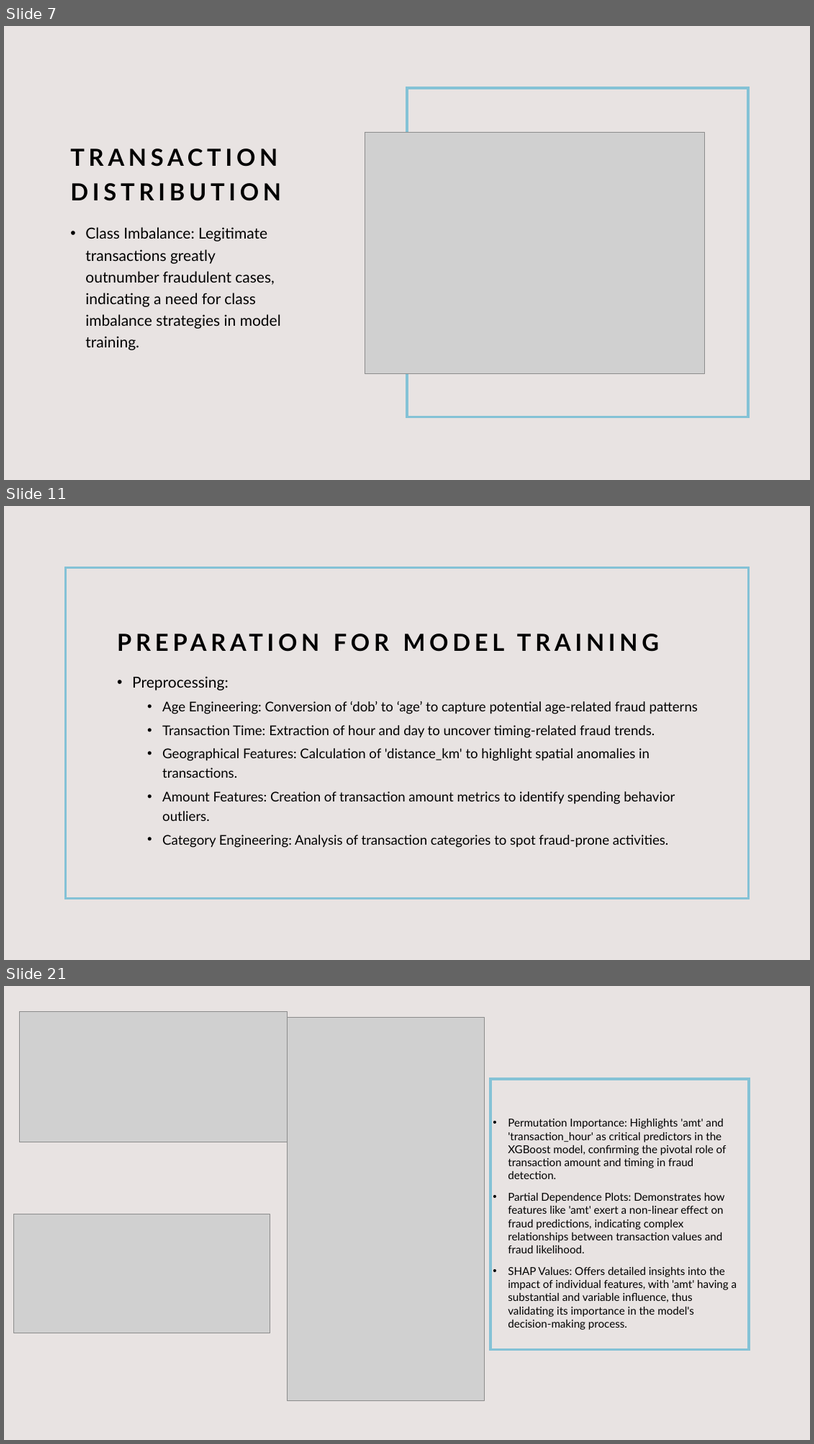
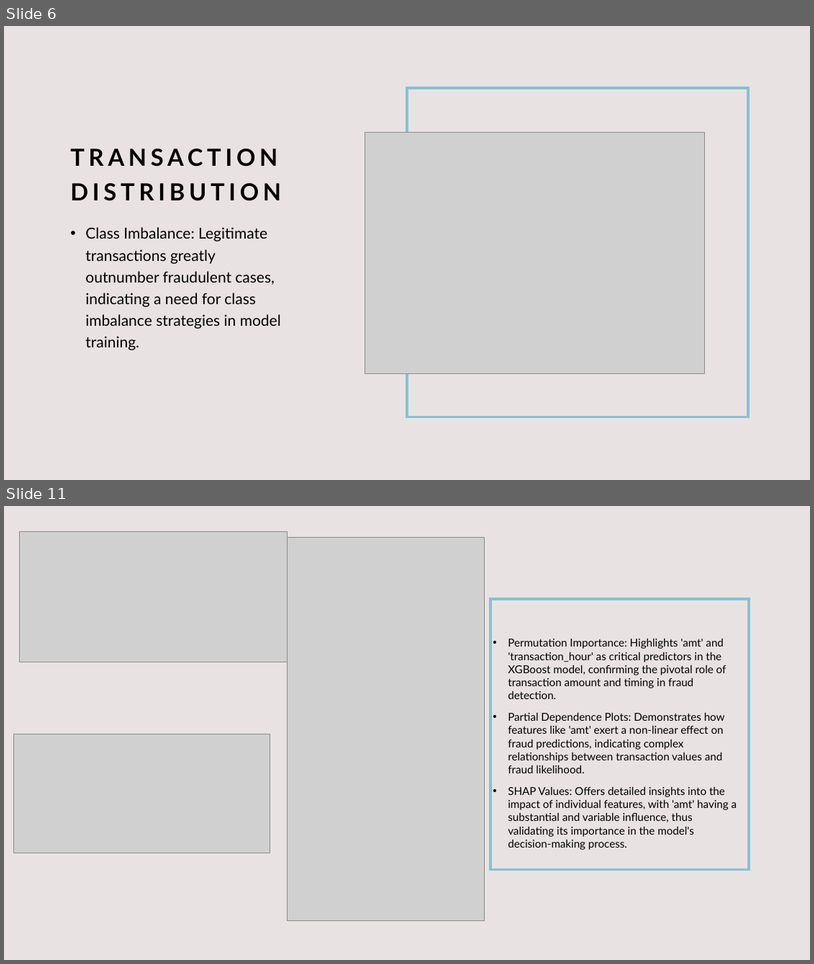
Before and after one commit to AfnanAbdullahi/Capstone_2_Fraud_Detection, a slide deck: Capstone_2_SlideDeck.pptx. Shown one above the other, each under a label of ours: slides 7, 11 and 21 before the commit, slides 6 and 11 after it; the slides between them are not shown. The pictures are 814x1444 and 814x964 pixels, drawn with LibreOffice and Linux fonts; fonts in the diff are those of the drawing; grey boxes stand for pictures. Boxes give left, top, right and bottom in pixels: in the first picture for what was removed or moved away, otherwise in the second. Text is boxed around its words. In the diff, an @@ line names an element or a change of style, - is before the commit and + after.

```diff
--- a/Capstone_2_SlideDeck.pptx
+++ b/Capstone_2_SlideDeck.pptx
@@ slide 11 removed at (4,506,810,960), background #E8E3E2 @@
@@ rectangle removed at (66,568,748,898) @@
@@ title removed at (111,587,705,659) @@
-PREPARATION FOR MODEL TRAINING
@@ text removed at (132,676,698,847) @@
-• Preprocessing:
-  • Age Engineering: Conversion of ‘dob’ to ‘age’ to capture potential age-related fraud patterns
-  • Transaction Time: Extraction of hour and day to uncover timing-related fraud trends.
-  • Geographical Features: Calculation of 'distance_km' to highlight spatial anomalies in transactions.
-  • Amount Features: Creation of transaction amount metrics to identify spending behavior outliers.
-  • Category Engineering: Analysis of transaction categories to spot fraud-prone activities.
@@ what was slide 7 is now slide 6 @@
@@ what was slide 21 is now slide 11 @@
```
Also in this commit, not shown: 8 slides changed, 3 slides added, 11 other slides removed.
